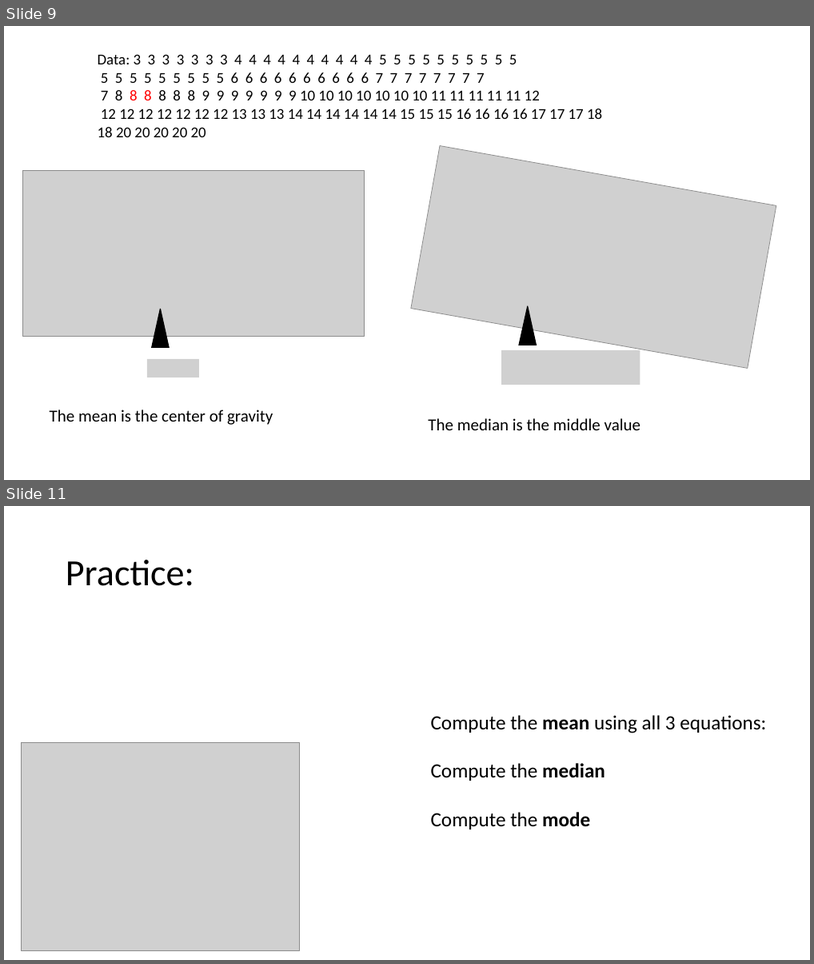
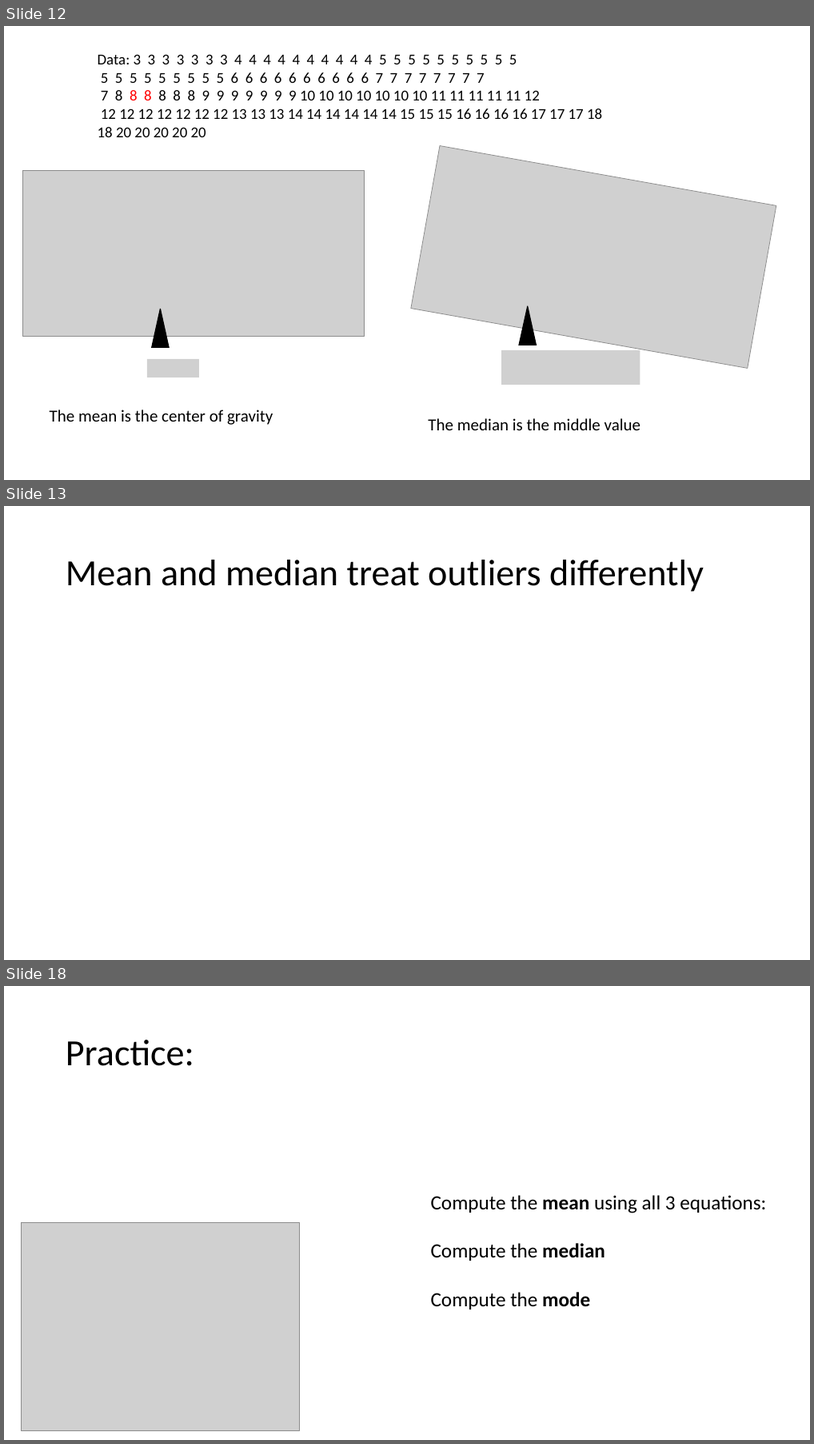
Before and after one commit to Jarred6068/UI_STAT251-03_Spring_2024, a slide deck: docs/lecture_slides/Week 3/Week3_Lecture4_Slides_1_22_2024.pptx. Shown one above the other, each under a label of ours: slides 9 and 11 before the commit, slides 12, 13 and 18 after it; the slides between them are not shown. The pictures are 814x964 and 814x1444 pixels, drawn with LibreOffice and Linux fonts; fonts in the diff are those of the drawing; grey boxes stand for pictures. Boxes give left, top, right and bottom in pixels: in the first picture for what was removed or moved away, otherwise in the second. Text is boxed around its words. In the diff, an @@ line names an element or a change of style, - is before the commit and + after.

```diff
--- a/docs/lecture_slides/Week 3/Week3_Lecture4_Slides_1_22_2024.pptx
+++ b/docs/lecture_slides/Week 3/Week3_Lecture4_Slides_1_22_2024.pptx
@@ slide 13 added at (4,506,810,960), background #FFFFFF @@
@@ title added at (66,560,704,592), 44 pt, text #000000 @@
+Mean and median treat outliers differently
@@ what was slide 9 is now slide 12 @@
@@ what was slide 11 is now slide 18 @@
```
Also in this commit, not shown: 7 slides changed, 6 other slides added, 15 other files.
